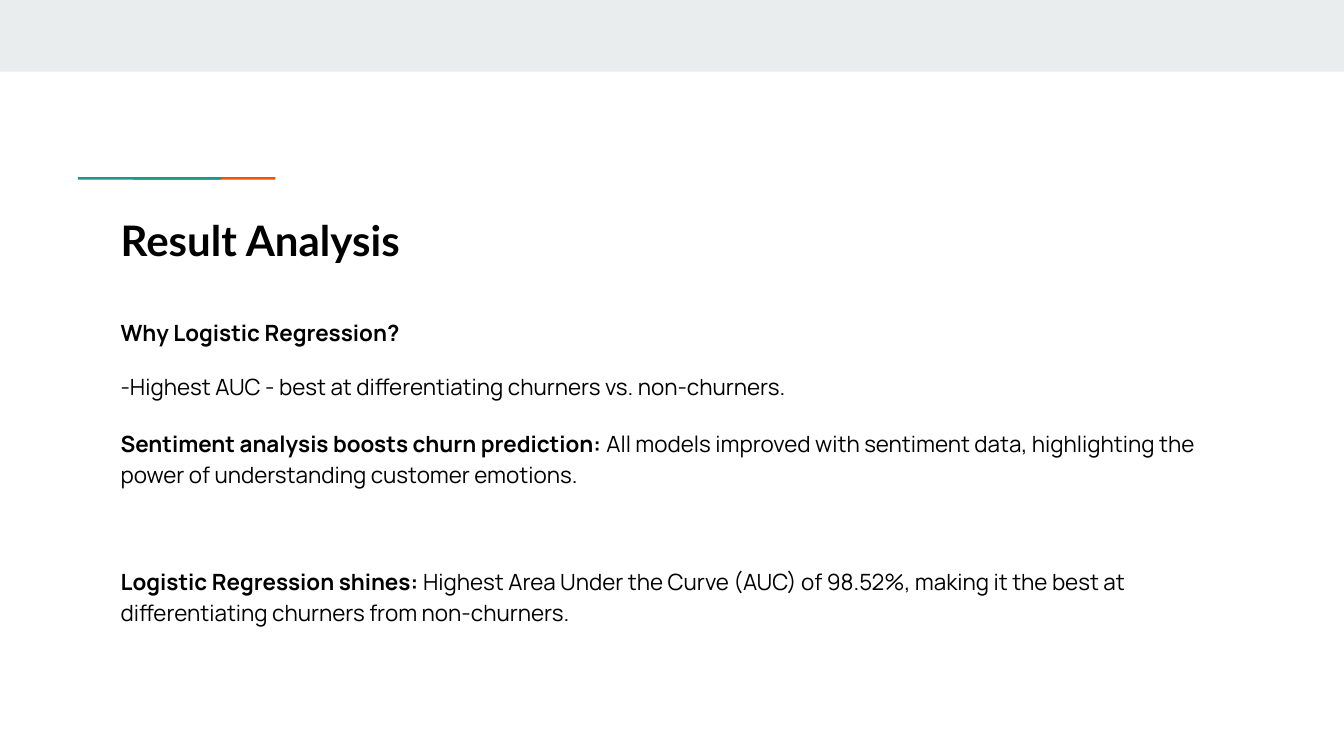
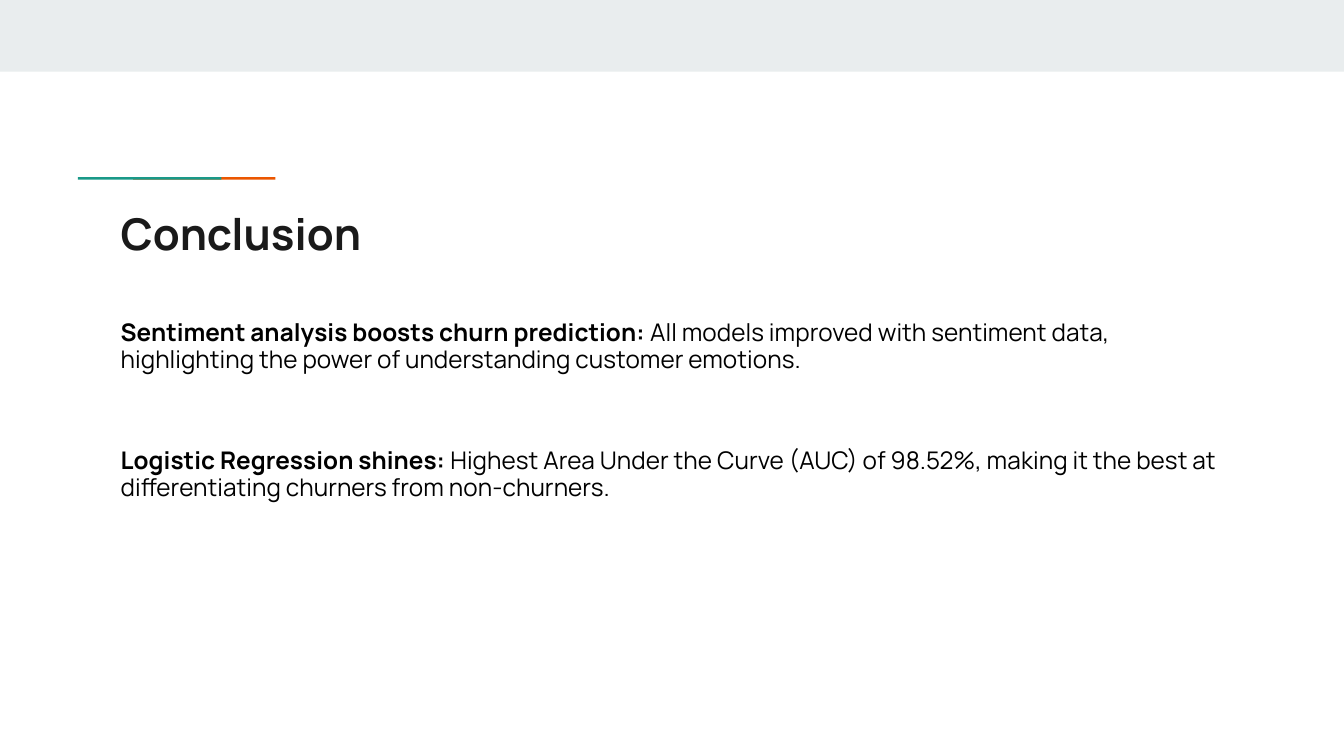
Before and after one commit to irrfanulhoque/CSE431, a slide deck: slide 7 of Submission 5/Slide.pptx (slide 4 before the commit). Drawn at 1344x756 pixels with LibreOffice and Linux fonts; fonts in the diff are those of the drawing. Boxes give left, top, right and bottom in pixels: in the first picture for what was removed or moved away, otherwise in the second. Text is boxed around its words. In the diff, an @@ line names an element or a change of style, - is before the commit and + after.

```diff
--- a/Submission 5/Slide.pptx
+++ b/Submission 5/Slide.pptx
@@ title at [121,218,362,251]: text changed; size 22.5 to 23.4 pt; font Lato to Manrope; text colour #000000 to #1A1A1A @@
-Result Analysis
+Conclusion
@@ text "Sentiment analysis boosts churn prediction: ..." at [121,323,1215,503]: size 12 to 13.1 pt; line spacing 1.15 to 0.95 @@
@@ text at [121,324,785,401]: paragraphs removed @@
-Why Logistic Regression?
--Highest AUC - best at differentiating churners vs. non-churners.
```
Also in this commit, not shown: 1 other slide changed, 3 slides added.
